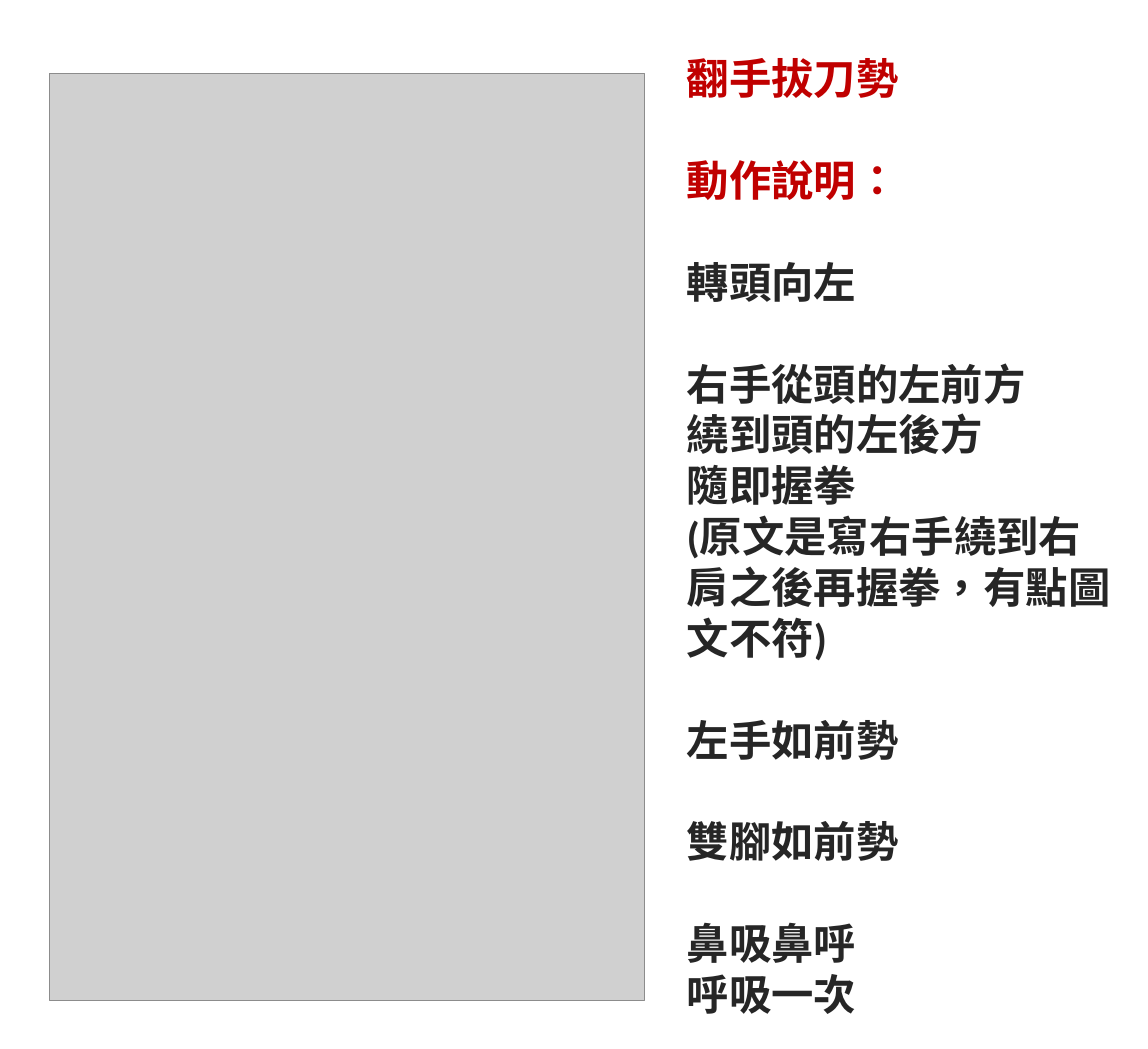
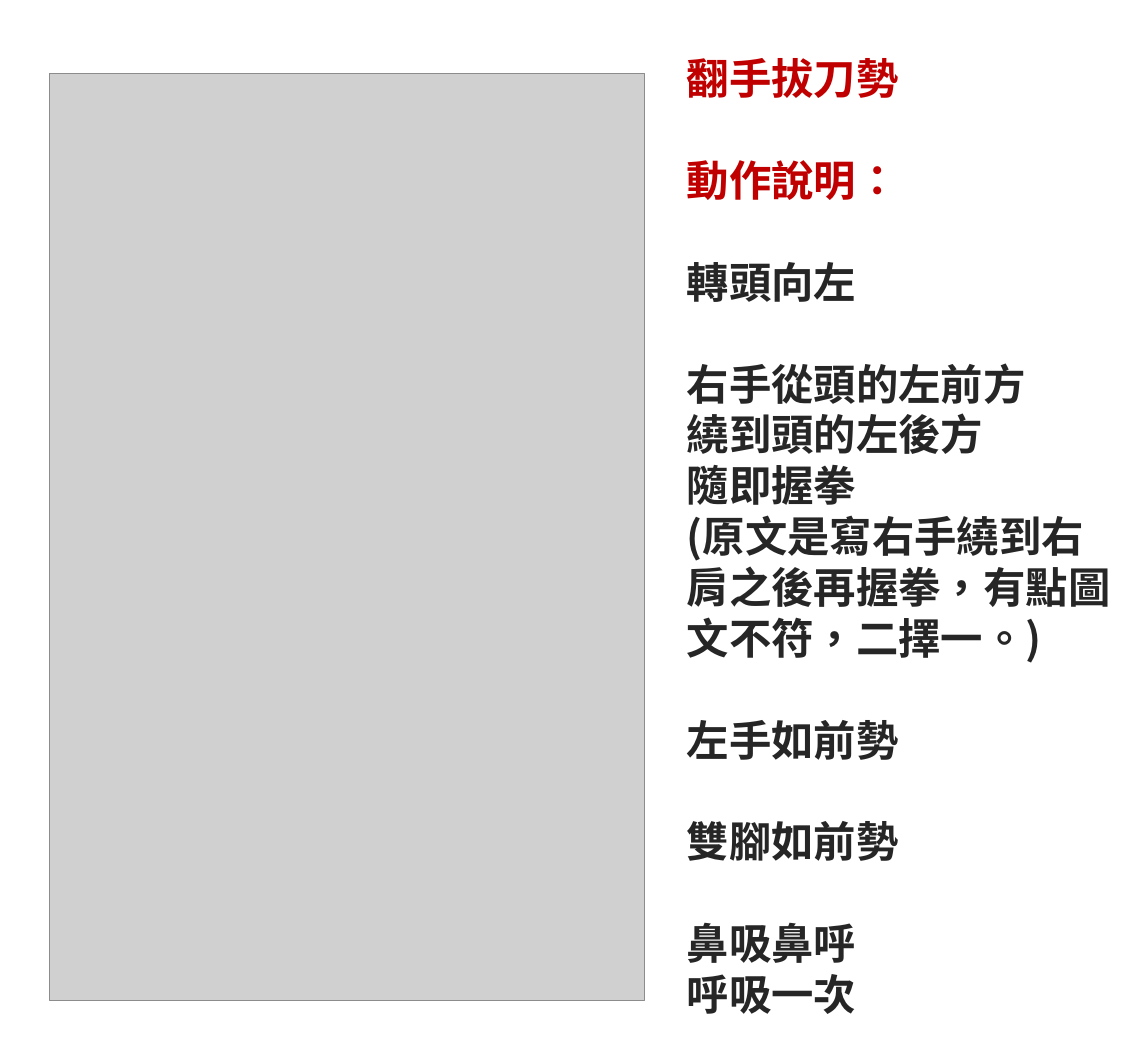
Before and after one commit to ganson888/Yi-Jin-Jing, a slide deck: slide 6 of 單一圖說檔案(含補充說明)/02_側身圖說(補充動作說明).pptx. Drawn at 1148x1049 pixels with LibreOffice and Linux fonts; fonts in the diff are those of the drawing; grey boxes stand for pictures. Boxes give left, top, right and bottom in pixels: in the first picture for what was removed or moved away, otherwise in the second. Text is boxed around its words. In the diff, an @@ line names an element or a change of style, - is before the commit and + after.

```diff
--- a/單一圖說檔案(含補充說明)/02_側身圖說(補充動作說明).pptx
+++ b/單一圖說檔案(含補充說明)/02_側身圖說(補充動作說明).pptx
@@ text at [687, 58, 1026, 1014]: font Calibri to Noto Sans CJK TC in "翻手拔刀勢", "動作說明：", "轉頭向左", "右手從頭的左前方" and 6 more places @@
@@ text at [687, 515, 1111, 663]: text changed; font Calibri to Noto Sans CJK TC @@
-(原文是寫右手繞到右肩之後再握拳，有點圖文不符)
+(原文是寫右手繞到右肩之後再握拳，有點圖文不符，二擇一。)
```
Also in this commit, not shown: 8 other slides changed, 4 other files.
